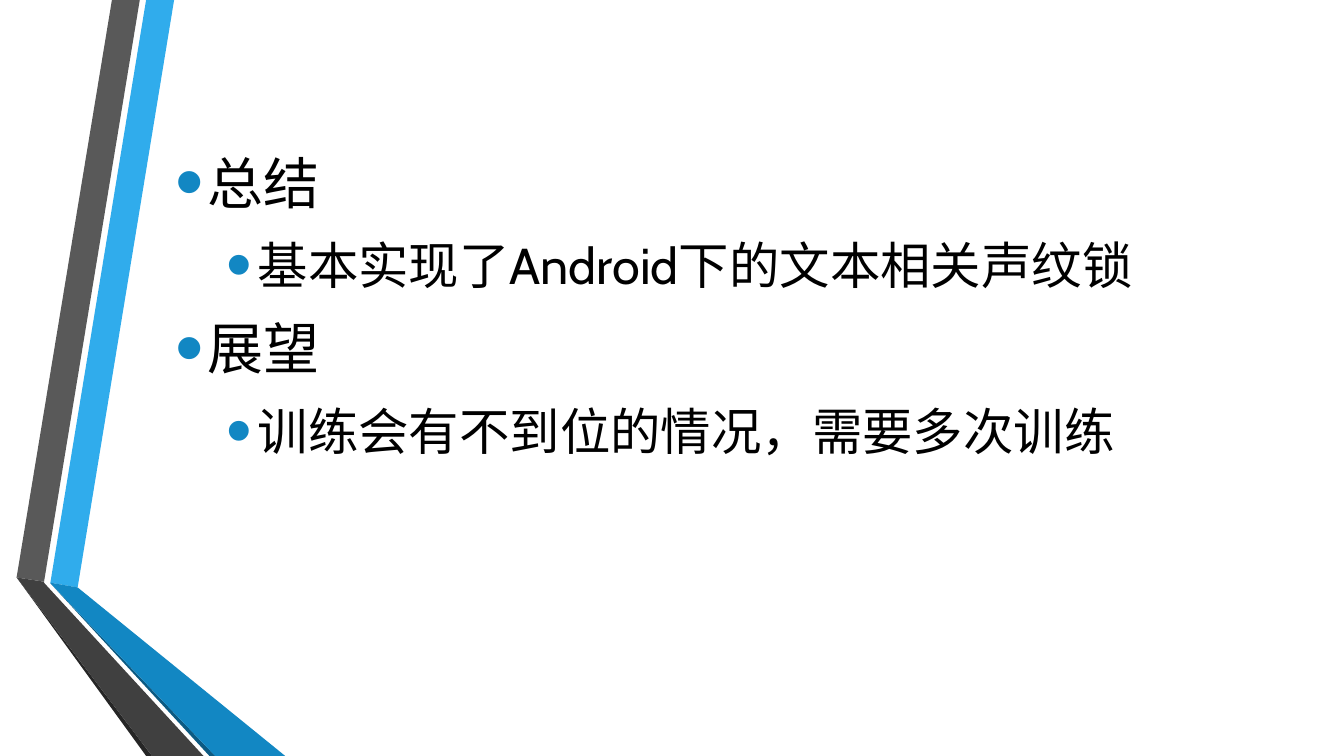
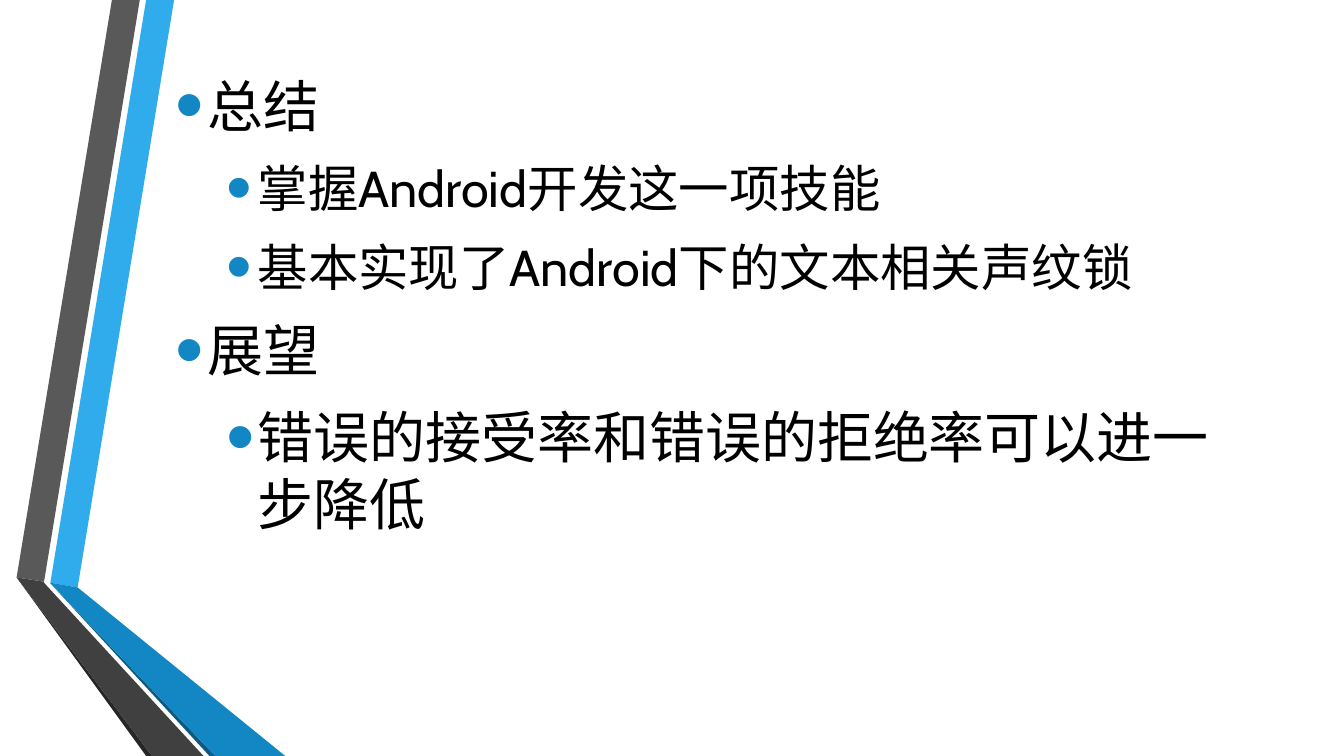
Before and after one commit to cfxccn/HLThesis, a slide deck: slide 14 of A.pptx. Drawn at 1344x756 pixels with LibreOffice and Linux fonts; fonts in the diff are those of the drawing; background and template pictures are left out. Boxes give left, top, right and bottom in pixels: in the first picture for what was removed or moved away, otherwise in the second. Text is boxed around its words. In the diff, an @@ line names an element or a change of style, - is before the commit and + after.

Commit message:
update pptx

```diff
--- a/A.pptx
+++ b/A.pptx
@@ text at (258, 164, 881, 211): paragraph added @@
+  • 掌握Android开发这一项技能
@@ text at (258, 410, 1209, 530): text changed; size 36 to 40 pt @@
-  • 训练会有不到位的情况，需要多次训练
+  • 错误的接受率和错误的拒绝率可以进一步降低
```
Also in this commit, not shown: 7 other slides changed, 1 slide added.
